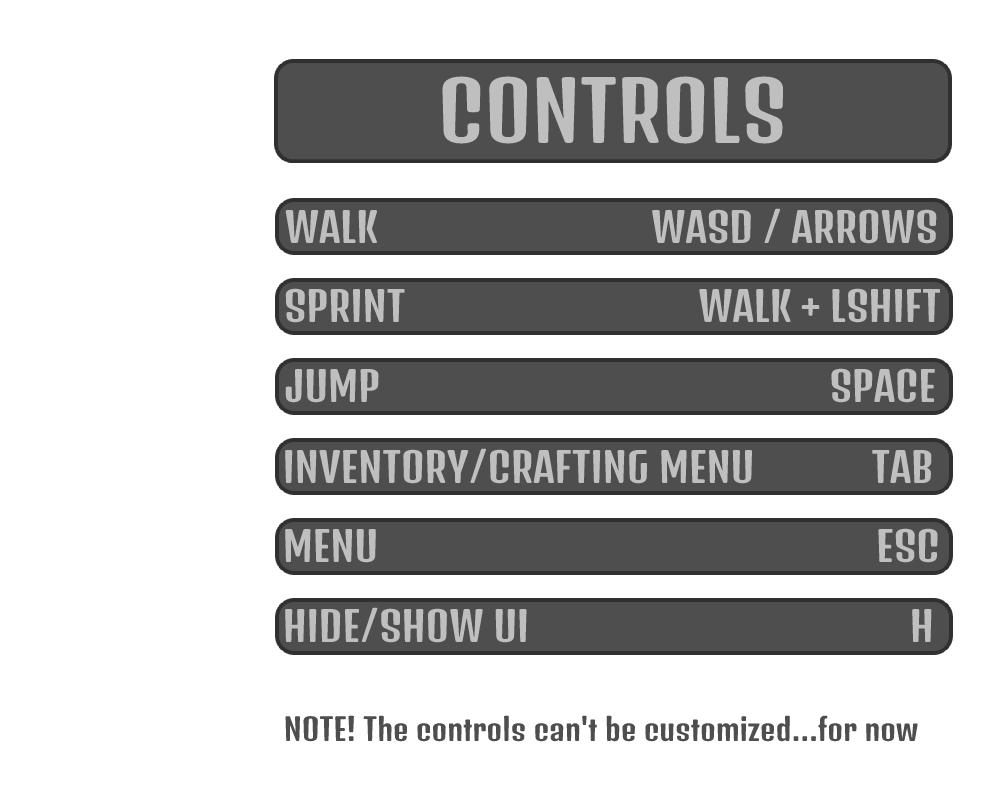
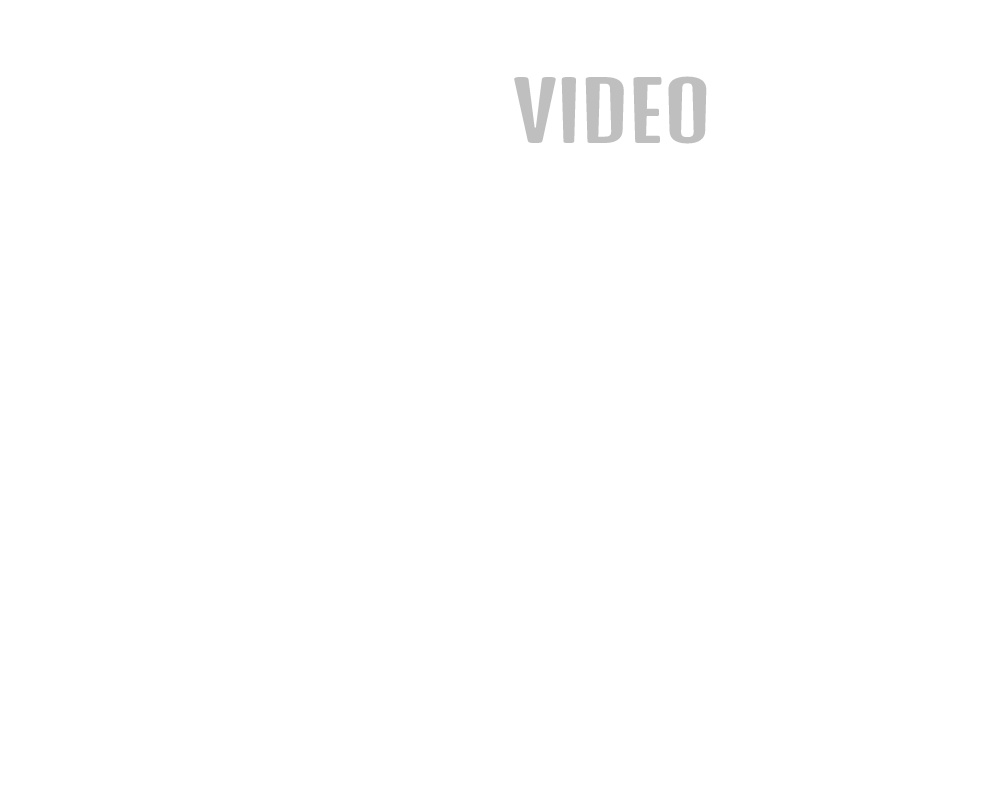
Layered file, before and after one edit (1000×800). Changes by layer:
added layer "VIDEO" above "AUDIO" over [514, 76, 707, 144]
hid "CONTROLS" over [442, 76, 783, 144]
hid "NOTE! The controls can't be cust" over [285, 715, 918, 742]
hid "HIDE/SHOW UI" over [285, 607, 932, 643]
hid "MENU" over [285, 528, 938, 563]
hid "INVENTORY/CRAFTING MENU copy" over [285, 448, 932, 484]
hid "JUMP" over [285, 368, 935, 403]
hid "SPRINT" over [285, 288, 940, 323]
hid "WALK" over [285, 208, 937, 244]
